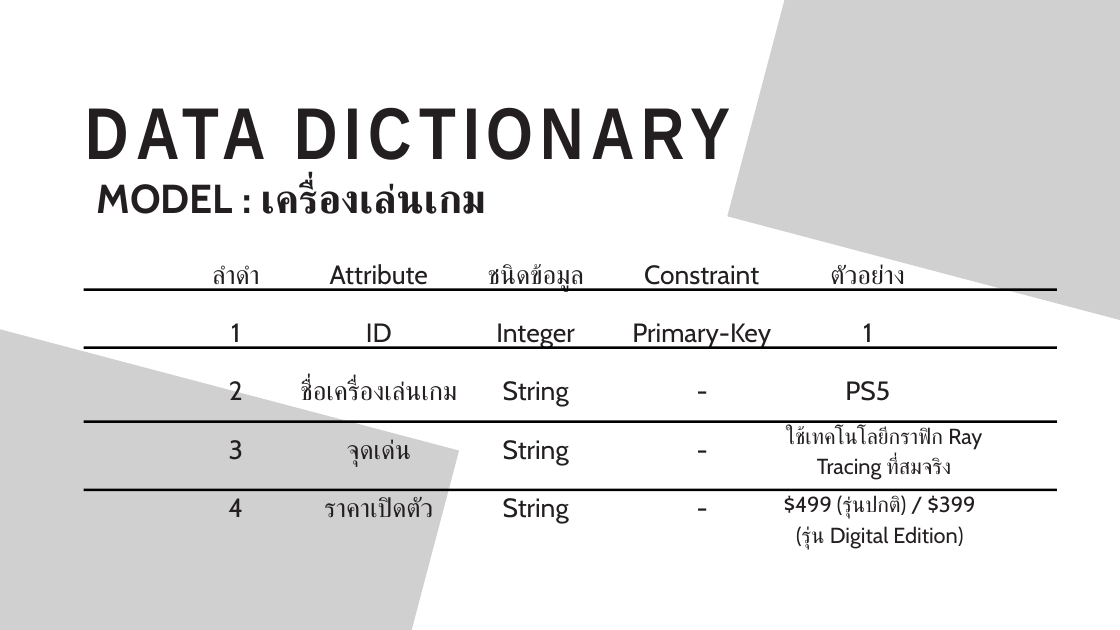
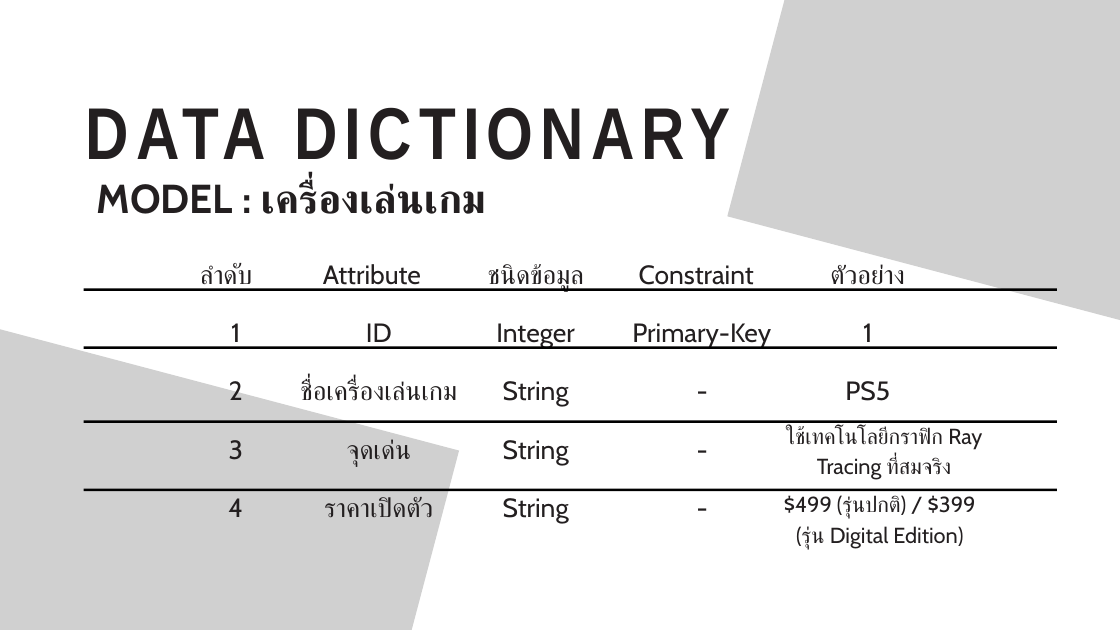
Before and after one commit to RESS69/simple_app, a slide deck: slide 3 of present/PROJECT_MOBILE_65313396.pptx. Drawn at 1120x630 pixels with LibreOffice and Linux fonts; fonts in the diff are those of the drawing; grey boxes stand for pictures; background and template pictures are left out. Boxes give left, top, right and bottom in pixels: in the first picture for what was removed or moved away, otherwise in the second. Text is boxed around its words. In the diff, an @@ line names an element or a change of style, - is before the commit and + after.

Commit message:
All code + present

```diff
--- a/present/PROJECT_MOBILE_65313396.pptx
+++ b/present/PROJECT_MOBILE_65313396.pptx
@@ text at (200, 264, 252, 291): text changed @@
-ลำดำ
+ลำดับ
@@ text "Attribute": place and size @@
-text "Attribute" at (330, 264, 428, 290)
+text "Attribute" at (323, 264, 421, 290)
@@ text "Constraint": place and size @@
-text "Constraint" at (644, 265, 759, 290)
+text "Constraint" at (639, 265, 754, 290)
```
